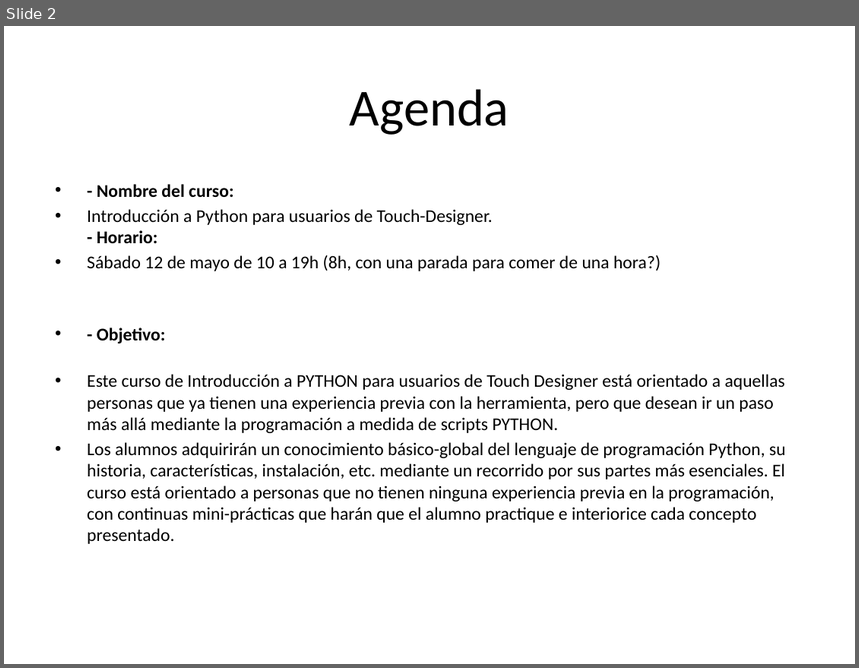
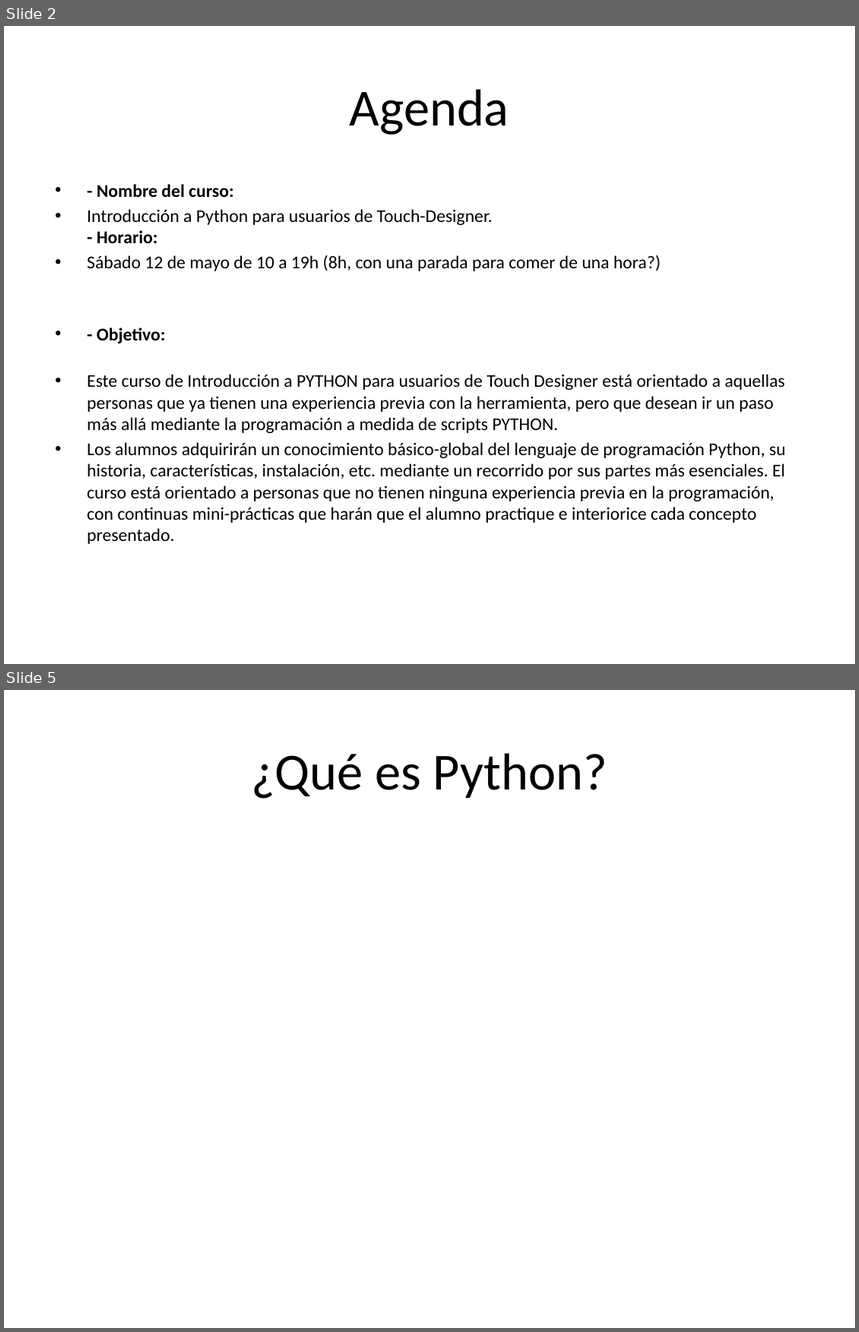
Before and after one commit to Kike-Ramirez/intro-py-td, a slide deck: docs/Python for TD Workshop - ROTOR.pptx. Shown one above the other, each under a label of ours: slide 2 before the commit, slides 2 and 5 after it; the slides between them are not shown. The pictures are 859x668 and 859x1332 pixels, drawn with LibreOffice and Linux fonts; fonts in the diff are those of the drawing. Boxes give left, top, right and bottom in pixels: in the first picture for what was removed or moved away, otherwise in the second. Text is boxed around its words. In the diff, an @@ line names an element or a change of style, - is before the commit and + after.

```diff
--- a/docs/Python for TD Workshop - ROTOR.pptx
+++ b/docs/Python for TD Workshop - ROTOR.pptx
@@ slide 5 added at bbox=[4, 690, 855, 1328], background #FFFFFF @@
@@ title added at bbox=[251, 753, 607, 799], 44 pt, text #000000 @@
+¿Qué es Python?
```
Also in this commit, not shown: 1 slide changed, 2 other slides added.
